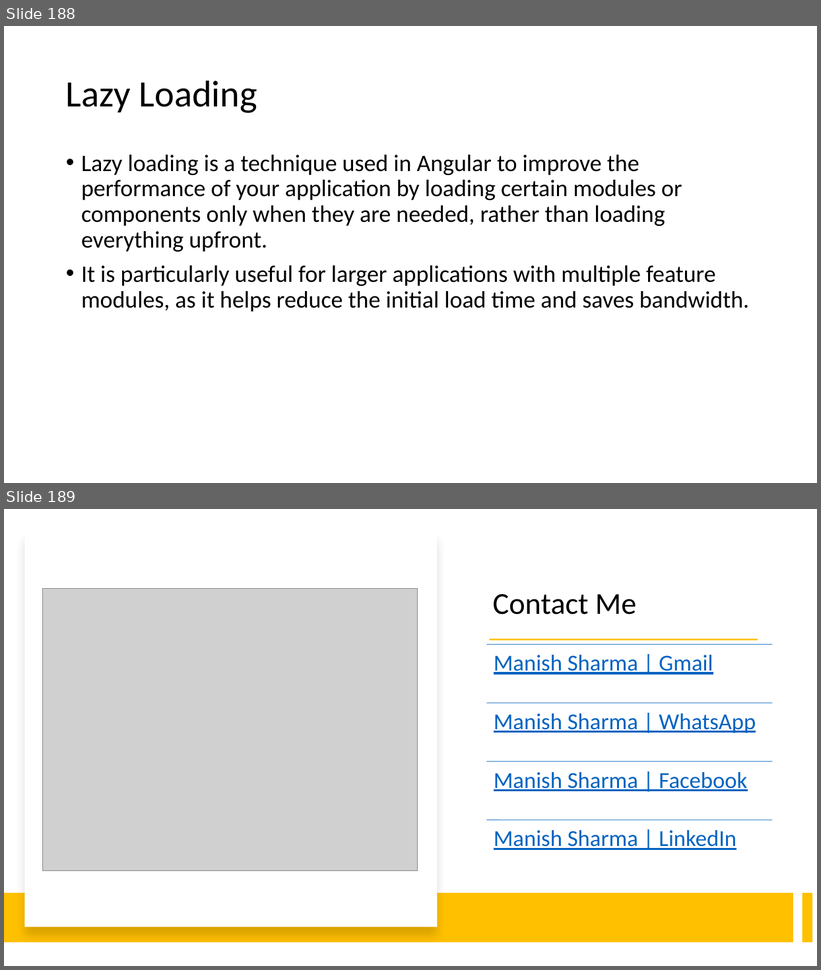
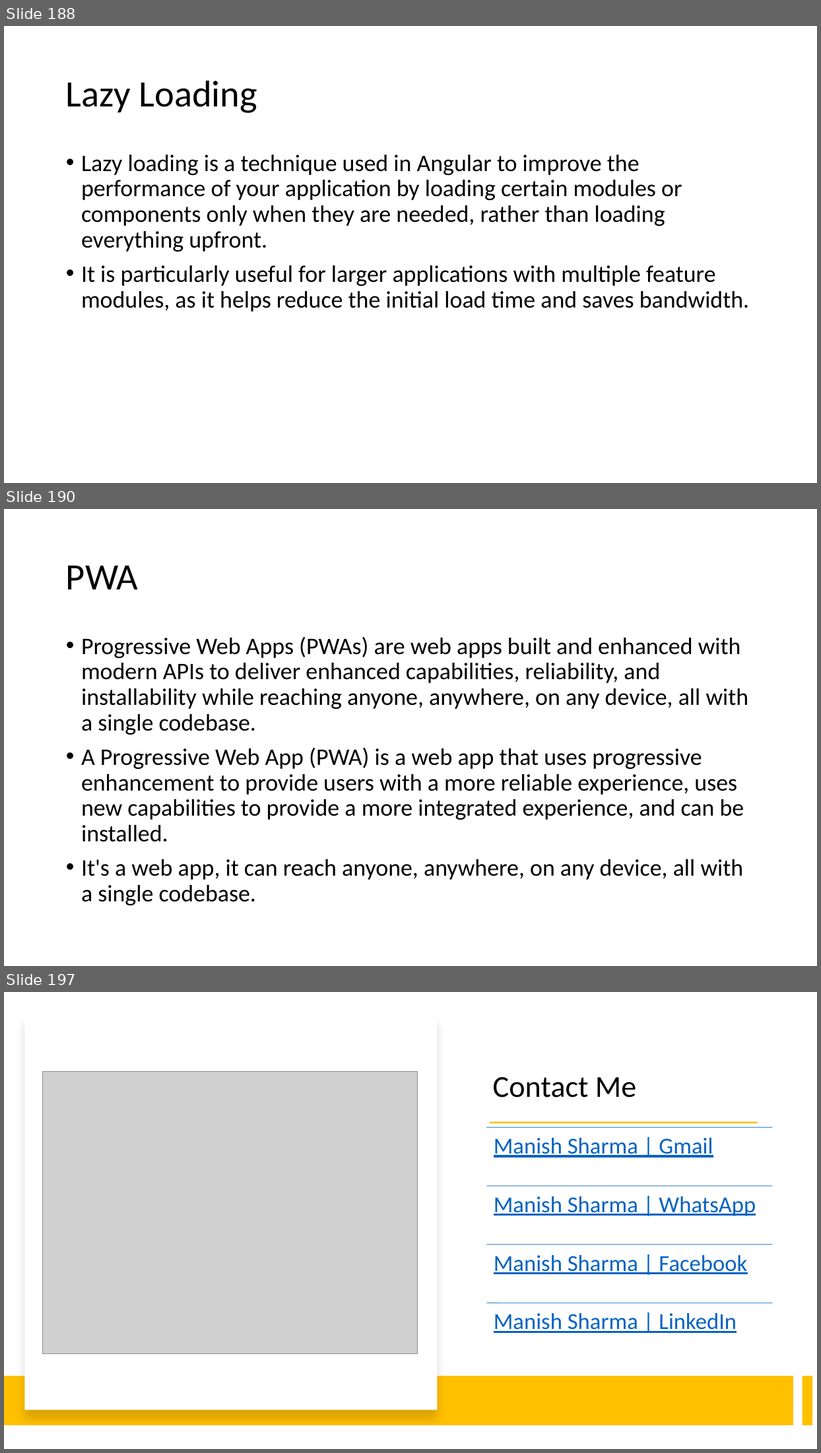
Before and after one commit to explore-with-manish/BFL_Byte_Jul23, a slide deck: Ng-Byte.pptx. Shown one above the other, each under a label of ours: slides 188 and 189 before the commit, slides 188, 190 and 197 after it; the slides between them are not shown. The pictures are 821x970 and 821x1453 pixels, drawn with LibreOffice and Linux fonts; fonts in the diff are those of the drawing; grey boxes stand for pictures. Boxes give left, top, right and bottom in pixels: in the first picture for what was removed or moved away, otherwise in the second. Text is boxed around its words. In the diff, an @@ line names an element or a change of style, - is before the commit and + after.

```diff
--- a/Ng-Byte.pptx
+++ b/Ng-Byte.pptx
@@ slide 190 added at box(4, 509, 817, 966), background #FFFFFF @@
@@ title added at box(66, 565, 138, 590), 44 pt, text #000000 @@
+PWA
@@ text added at box(81, 637, 749, 906), 28 pt, text #000000 @@
+• Progressive Web Apps (PWAs) are web apps built and enhanced with modern APIs to deliver enhanced capabilities, reliability, and installability while reaching anyone, anywhere, on any device, all with a single codebase.
+• A Progressive Web App (PWA) is a web app that uses progressive enhancement to provide users with a more reliable experience, uses new capabilities to provide a more integrated experience, and can be installed.
+• It's a web app, it can reach anyone, anywhere, on any device, all with a single codebase.
@@ what was slide 189 is now slide 197 @@
```
Also in this commit, not shown: 7 other slides added, 2 other files.
